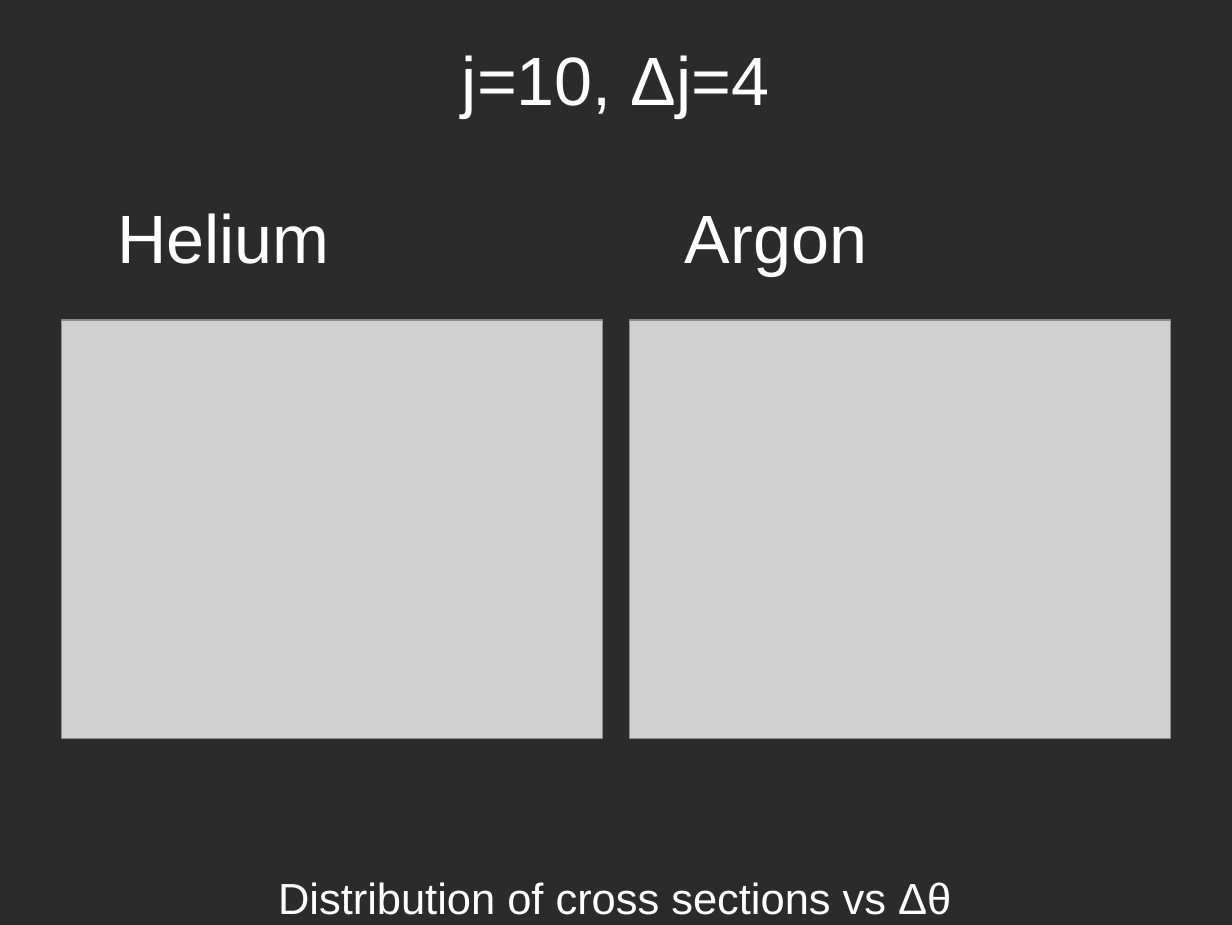
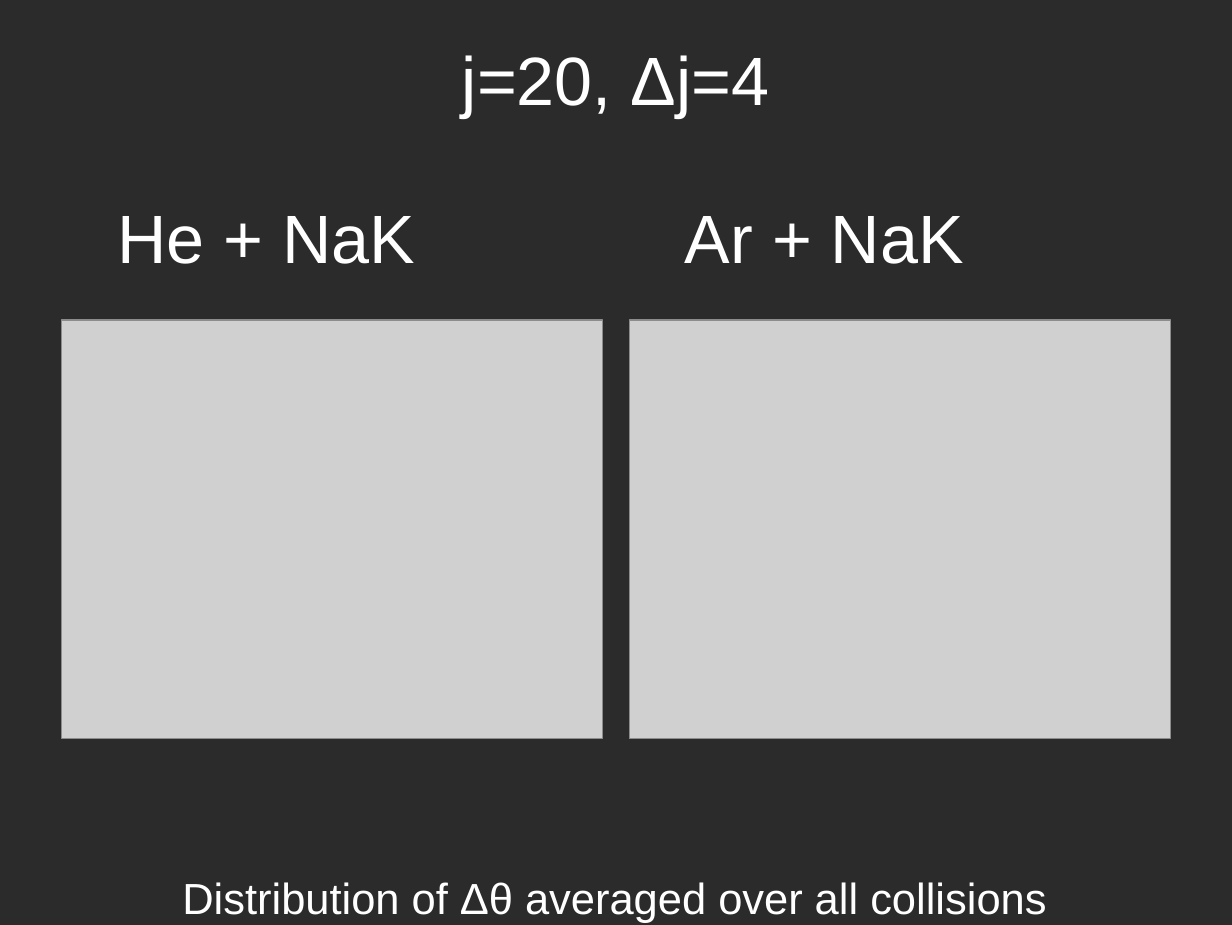
Before and after one commit to atowneND/HeNaK_Collisions, a slide deck: slide 18 of Presentation.odp. Drawn at 1232x925 pixels with LibreOffice and Linux fonts; fonts in the diff are those of the drawing; grey boxes stand for pictures; background and template pictures are left out; a plain dark background stands for a picture behind light text. Boxes give left, top, right and bottom in pixels: in the first picture for what was removed or moved away, otherwise in the second. Text is boxed around its words. In the diff, an @@ line names an element or a change of style, - is before the commit and + after.

```diff
--- a/Presentation.odp
+++ b/Presentation.odp
@@ text at <box>462,55,770,117</box>: text changed @@
-j=10, Δj=4
+j=20, Δj=4
@@ title at <box>117,216,415,264</box>: text changed @@
-Helium
+He + NaK
@@ title at <box>685,216,964,264</box>: text changed @@
-Argon
+Ar + NaK
@@ text at <box>182,882,1046,923</box>: text changed @@
-Distribution of cross sections vs Δθ
+Distribution of Δθ averaged over all collisions
```
Also in this commit, not shown: 6 other slides changed, 2 slides added, 2 slides removed, 4 other files.
